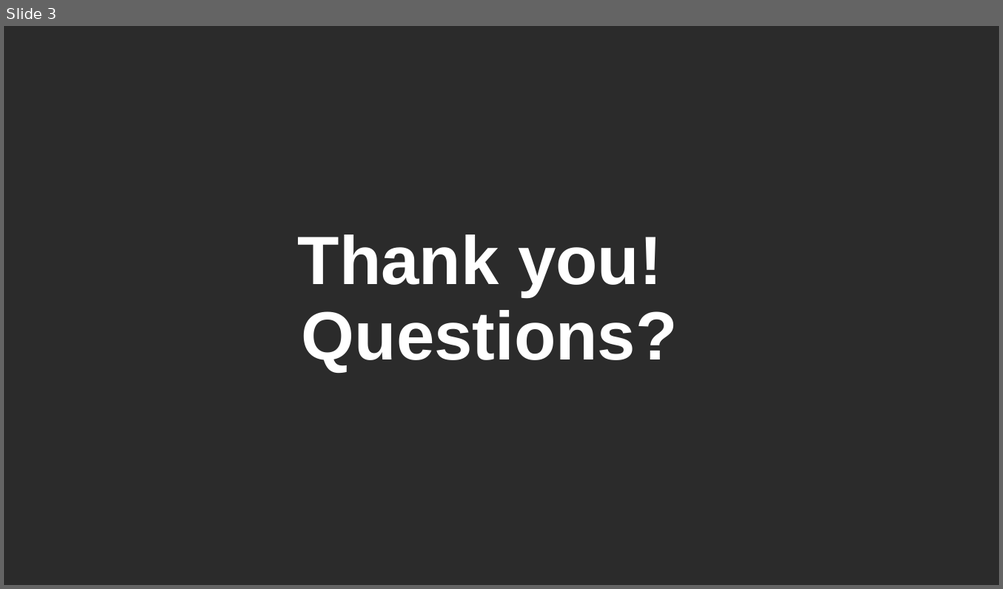
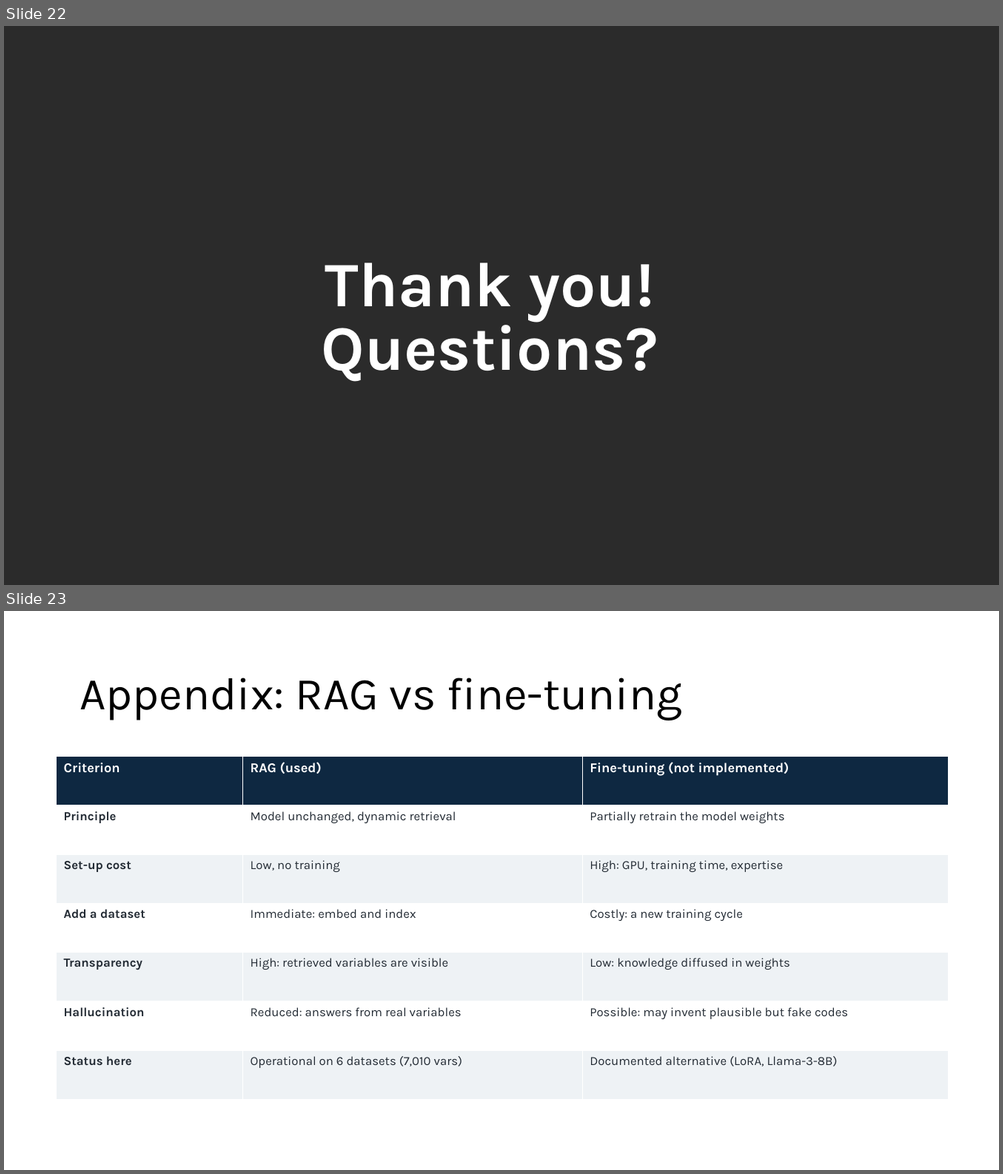
Before and after one commit to AntoineSoetewey/Beamm.Conf26, a slide deck: Slides_AntoineSoetewey_Beamm.Conf26.pptx. Shown one above the other, each under a label of ours: slide 3 before the commit, slides 22 and 23 after it. The pictures are 1003x589 and 1003x1174 pixels, drawn with LibreOffice and Linux fonts; fonts in the diff are those of the drawing; background and template pictures are left out; a plain dark background stands for a picture behind light text. Boxes give left, top, right and bottom in pixels: in the first picture for what was removed or moved away, otherwise in the second. Text is boxed around its words. In the diff, an @@ line names an element or a change of style, - is before the commit and + after.

```diff
--- a/Slides_AntoineSoetewey_Beamm.Conf26.pptx
+++ b/Slides_AntoineSoetewey_Beamm.Conf26.pptx
@@ slide 23 added at [4,611,999,1170], background #FFFFFF @@
@@ title added at [79,678,682,721], 44 pt, text #000000 @@
+Appendix: RAG vs fine-tuning
@@ table added at [57,757,948,1099], 7 rows, 3 columns @@
+Criterion | RAG (used) | Fine-tuning (not implemented)
+Principle | Model unchanged, dynamic retrieval | Partially retrain the model weights
+Set-up cost | Low, no training | High: GPU, training time, expertise
+Add a dataset | Immediate: embed and index | Costly: a new training cycle
+Transparency | High: retrieved variables are visible | Low: knowledge diffused in weights
+Hallucination | Reduced: answers from real variables | Possible: may invent plausible but fake codes
+Status here | Operational on 6 datasets (7,010 vars) | Documented alternative (LoRA, Llama-3-8B)
@@ what was slide 3 is now slide 22 @@
@@ slide 22 changed as well @@
@@ text "Thank you!": place and size @@
-text "Thank you!" at [298,235,677,372]
+text "Thank you!" at [321,263,657,382]
@@ text "Thank you!" at [321,263,657,382]: size 66 to 61 pt, font Arial to Karla; line spacing 0.8 to 0.7 @@
```
Also in this commit, not shown: 1 other slide changed, 25 other slides added, 1 slide removed.
